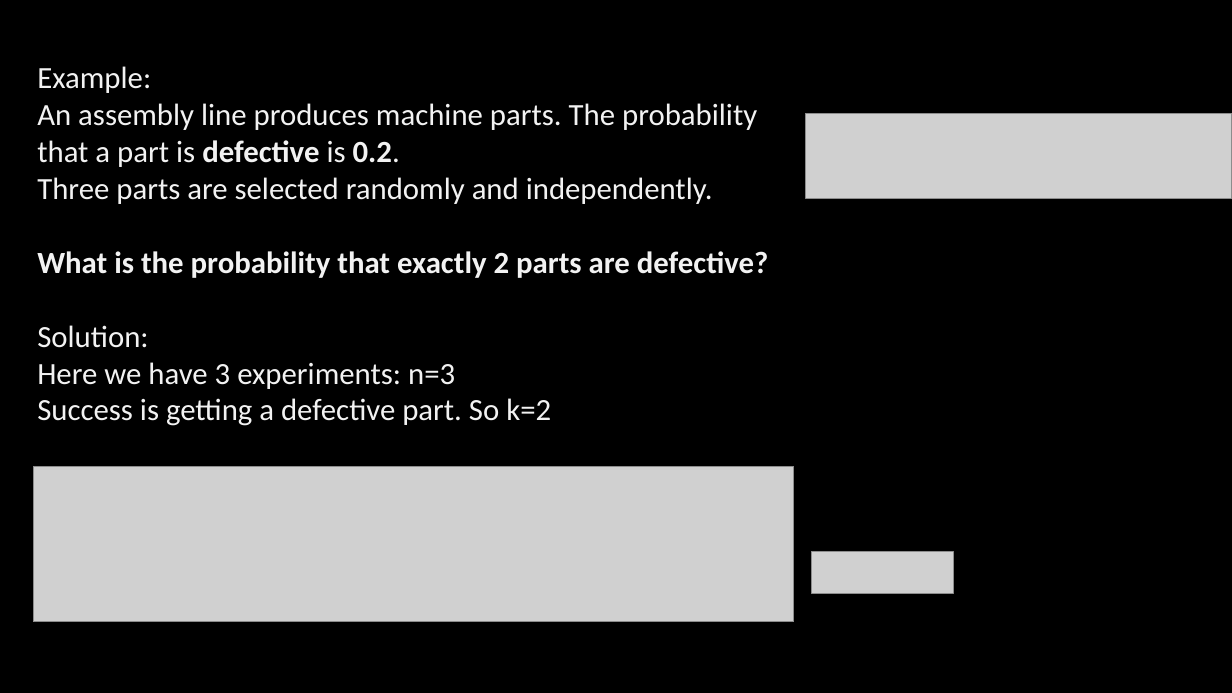
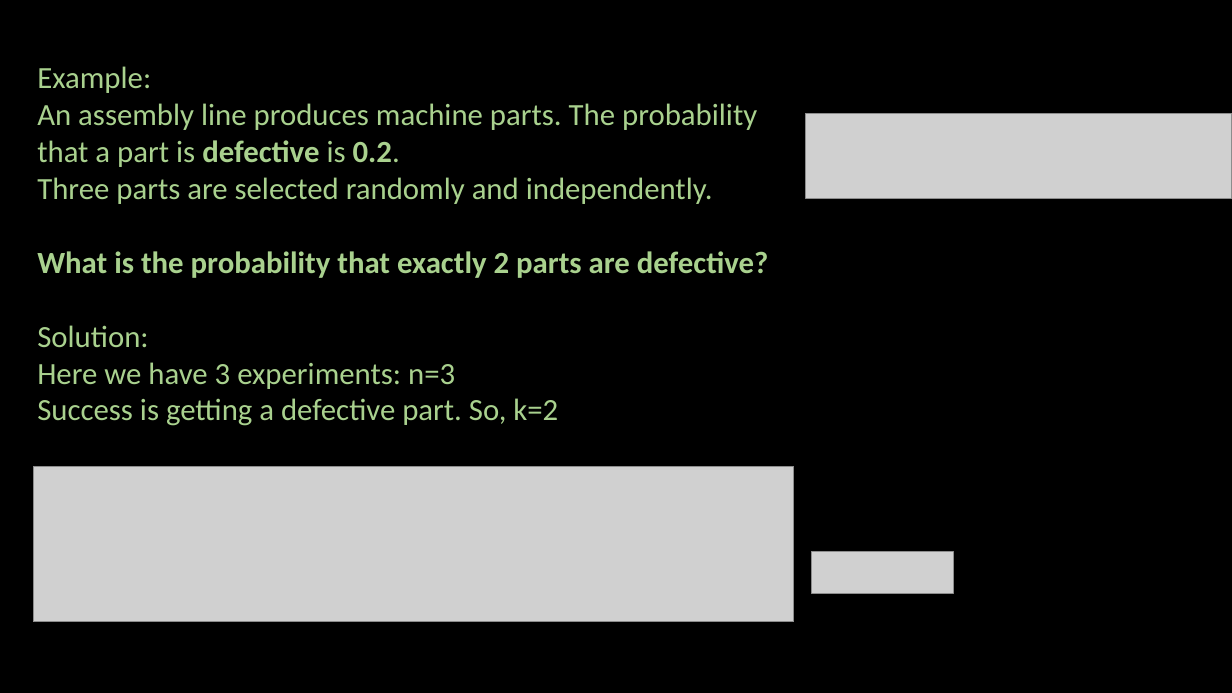
Before and after one commit to ash322ash422/youtube, a slide deck: slide 8 of probability_and_statistics/4_probability_distribution/Stats-PDF-3-Discrete-Binomial.pptx. Drawn at 1232x693 pixels with LibreOffice and Linux fonts; fonts in the diff are those of the drawing; grey boxes stand for pictures; background and template pictures are left out. Boxes give left, top, right and bottom in pixels: in the first picture for what was removed or moved away, otherwise in the second. Text is boxed around its words. In the diff, an @@ line names an element or a change of style, - is before the commit and + after.

```diff
--- a/probability_and_statistics/4_probability_distribution/Stats-PDF-3-Discrete-Binomial.pptx
+++ b/probability_and_statistics/4_probability_distribution/Stats-PDF-3-Discrete-Binomial.pptx
@@ text at (37,66,768,389): text colour #F2F2F2 to #A9D18E in "Example:", "An assembly line produces machine parts. The ...", "Three parts are selected randomly and independently.", "What is the probability that exactly 2 ..." and 2 more places @@
@@ text at (37,398,558,426): text changed; text colour #F2F2F2 to #A9D18E @@
-Success is getting a defective part. So k=2
+Success is getting a defective part. So, k=2
```
Also in this commit, not shown: 6 other slides changed, 51 other files.
